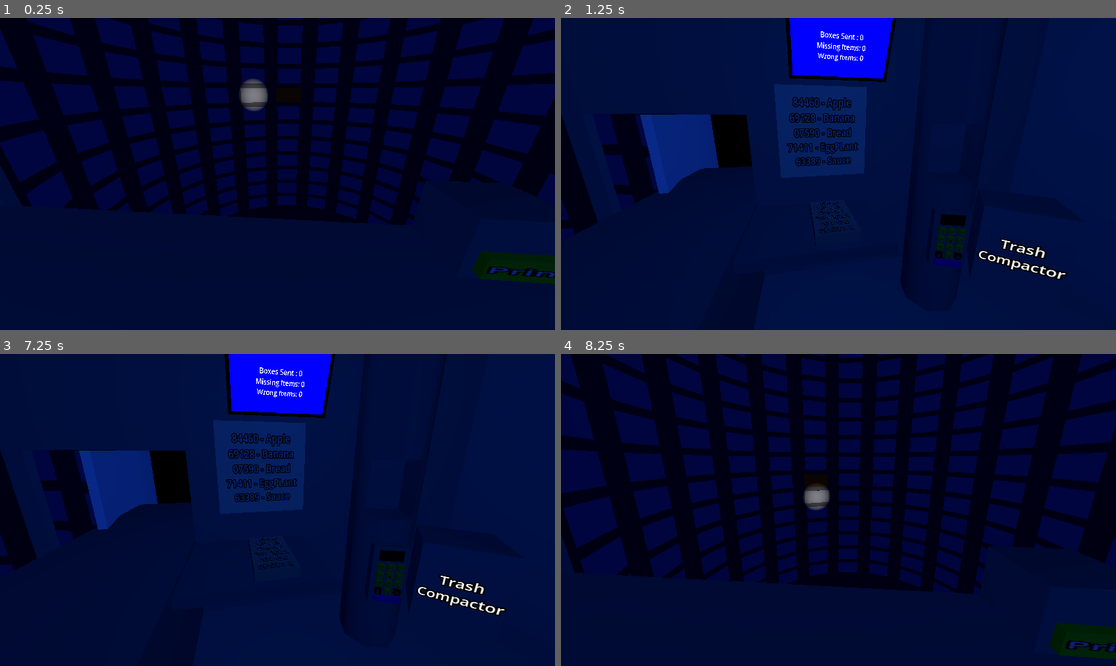
Above: before the commit, frames 1-4 (two rows, left to right).
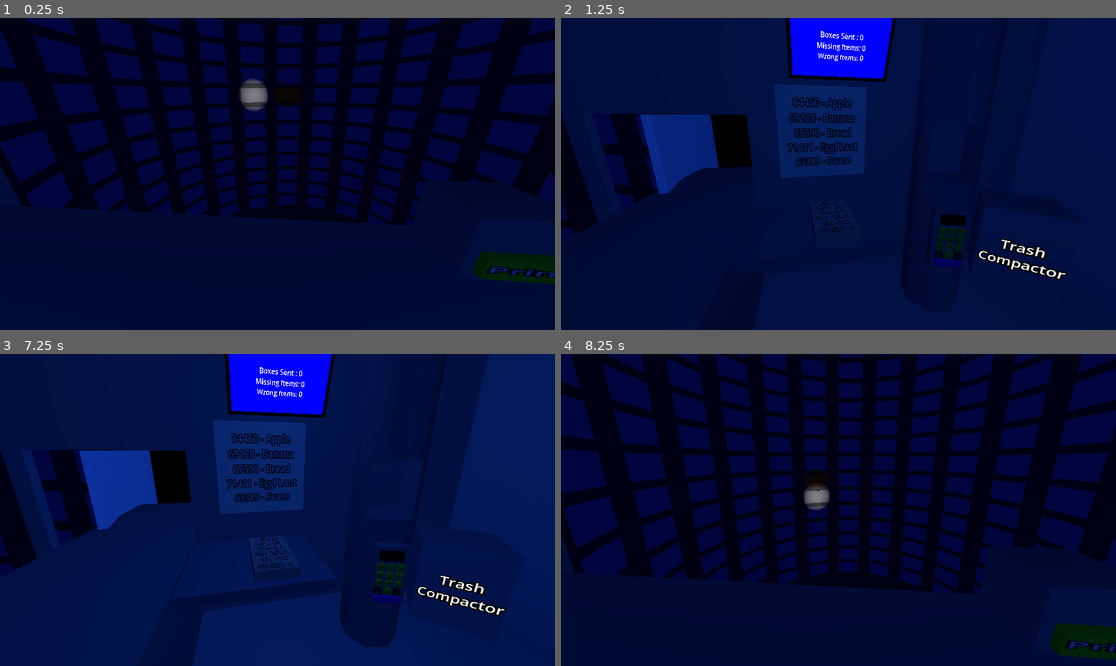
Above: after the commit, the same moments.

Repository: KristenKaiser/BadIdeas2026
Game: Godot game, scene res://Scenes/Main.tscn
Same seed, same stepped clock (60 frames per second), same inputs: the game is played once before the commit and once after it.
Inputs (mouse positions are in pixels of both pictures, inside the frame that each line leads up to):
- Up to frame 1 (0.25 s): no input
- Up to frame 2 (1.25 s): tap Enter at 0.5 s; move the mouse to (960, 158) at 0.52 s; hold Right (ui_right) from 0.53 s (still down); click (960, 158) at 0.67 s; tap Space at 0.77, 1.07 s
- Up to frame 3 (7.25 s): tap Space at 1.25, 1.52, 1.82, 3.02, 3.32, 3.5, 3.77, 4.07, 4.52, 4.82, 6.02, 6.32, 6.5, 6.77, 7.07 s; move the mouse to (166, 525) at 1.27 s; release Right (ui_right) at 1.28 s; hold Left (ui_left) 1.28-2.03 s; move the mouse to (333, 441) at 2.02 s; hold Right (ui_right) 2.03-3.53 s; tap Enter at 2.75, 5.75 s; move the mouse to (249, 572) at 2.77 s; click (249, 572) at 2.92 s; move the mouse to (444, 556) at 3.52 s; hold Left (ui_left) 3.53-5.78 s; move the mouse to (111, 463) at 4.27 s; move the mouse to (305, 510) at 5.02 s; click (305, 510) at 5.17 s; move the mouse to (194, 432) at 5.77 s; hold Right (ui_right) from 5.78 s (still down); move the mouse to (399, 494) at 6.52 s
- Up to frame 4 (8.25 s): move the mouse to (727, 525) at 7.27 s; click (727, 525) at 7.42 s; tap Space at 7.52, 7.82 s; move the mouse to (894, 441) at 8.02 s; release Right (ui_right) at 8.03 s; hold Left (ui_left) from 8.03 s (still down)

Frames 1-2 are identical in both runs. In frame 3, 3.8% of the frame differs, in the area x 16-77%, y 1-100%; in frame 4, nothing differs.

Commit message:
box dropper no longer drop boxes, spawns at correct position and skips straight to conveying

Diff:
--- a/bad-ideas-game-jam-2026/Scenes/Main.tscn
+++ b/bad-ideas-game-jam-2026/Scenes/Main.tscn
@@ -283,8 +283,8 @@
 shape = SubResource("BoxShape3D_4kpch")
 
 [node name="BoxDropper" type="CSGBox3D" parent="Center"]
-transform = Transform3D(1, 0, 0, 0, 1, 0, 0, 0, 1, -3.5, -0.05000019, -2.5000005)
-size = Vector3(1, 1.3000001, 1.4)
+transform = Transform3D(1, 0, 0, 0, 1, 0, 0, 0, 1, -3.5, 0.25472713, -2.5000005)
+size = Vector3(1, 1.2966553, 1.4)
 script = ExtResource("5_50glp")
 
 [node name="LabelPrinter" parent="Center" instance=ExtResource("8_1p5hy")]
--- a/bad-ideas-game-jam-2026/Scenes/grid_surface.gd
+++ b/bad-ideas-game-jam-2026/Scenes/grid_surface.gd
@@ -22,7 +22,7 @@
 	surface_collision_shape.global_position.y = global_position.y - mesh.size.y/2 + .01
 	set_grid_size()
 
-func _on_area_3d_input_event(camera: Node, event: InputEvent, event_position: Vector3, normal: Vector3, shape_idx: int) -> void:
+func _on_area_3d_input_event(_camera: Node, event: InputEvent, event_position: Vector3, _normal: Vector3, _shape_idx: int) -> void:
 	if event is InputEventMouseButton:
 		if Global.camera_manager.held_object != null:
 			if event.pressed:
--- a/bad-ideas-game-jam-2026/Scripts/Managers/health_manager.gd
+++ b/bad-ideas-game-jam-2026/Scripts/Managers/health_manager.gd
@@ -5,9 +5,9 @@
 
 
 @export var hydration_timer : Timer
-var max_hydration : int = 60
+var max_hydration : int = 120
 var max_dehydration : int = 30
-var water_value : int = 25
+var water_value : int = 50
 var current_hydration : int
 var current_dehydration : int = 0
 
--- a/bad-ideas-game-jam-2026/Scripts/Merchandise.gd
+++ b/bad-ideas-game-jam-2026/Scripts/Merchandise.gd
@@ -65,9 +65,9 @@
 	return object_mesh.get_node("area3d")
 
 
-func duplicate_globals(orgin :Merchandise, is_ghost : bool = true):
+func duplicate_globals(orgin :Merchandise, new_is_ghost : bool = true):
 	orignal_merch = orgin
-	if is_ghost:
+	if new_is_ghost:
 		orgin.ghost = self
 	object_mesh = get_mesh()
 	merch_name = orgin.merch_name
--- a/bad-ideas-game-jam-2026/Scripts/box_dropper.gd
+++ b/bad-ideas-game-jam-2026/Scripts/box_dropper.gd
@@ -13,7 +13,8 @@
 	Global.box_manager.add_box(new_box)
 	new_box.global_position = global_position
 	new_box.global_position.z = global_position.z + size.z/2 - new_box.box_collision_shape.shape.size.z/2
-	new_box.current_state = new_box.State.ENTERING
+	new_box.global_position.y = global_position.y - size.y/2  + new_box.box_collision_shape.shape.size.y/2
+	new_box.current_state = new_box.State.CONVEYING
 
 func _unhandled_input(event: InputEvent) -> void:
 	if event is InputEventKey:
--- a/bad-ideas-game-jam-2026/Scripts/conveyer.gd
+++ b/bad-ideas-game-jam-2026/Scripts/conveyer.gd
@@ -7,10 +7,10 @@
 	collision_shape.shape.size = size
 
 
-func entered_conveyer(area: Area3D) -> void:
-	if area.get_parent() is Box:
-		area.get_parent().current_state = area.get_parent().State.CONVEYING
-		area.get_parent().global_position.y = global_position.y + size.y/2 + area.get_parent().box_collision_shape.shape.size.y/3
+#func entered_conveyer(area: Area3D) -> void:
+	#if area.get_parent() is Box:
+		#area.get_parent().current_state = area.get_parent().State.CONVEYING
+		#area.get_parent().global_position.y = global_position.y + size.y/2 + area.get_parent().box_collision_shape.shape.size.y/3
 
 
 func exited_conveyer(area: Area3D) -> void:
--- a/bad-ideas-game-jam-2026/Scripts/tv.gd
+++ b/bad-ideas-game-jam-2026/Scripts/tv.gd
@@ -57,12 +57,12 @@
 			flicker_slow_fade()
 		2:  # Stuttering multiple flicks
 			flicker_stutter()
-
-	var color_shift = Color(
-		randf_range(0.8, 1.0),
-		randf_range(0.7, 0.95),
-		randf_range(0.6, 0.85)
-	)
+	#
+	#var color_shift = Color(
+		#randf_range(0.8, 1.0),
+		#randf_range(0.7, 0.95),
+		#randf_range(0.6, 0.85)
+	#)
 
 	var tween = create_tween()
 	tween.set_parallel(true)
